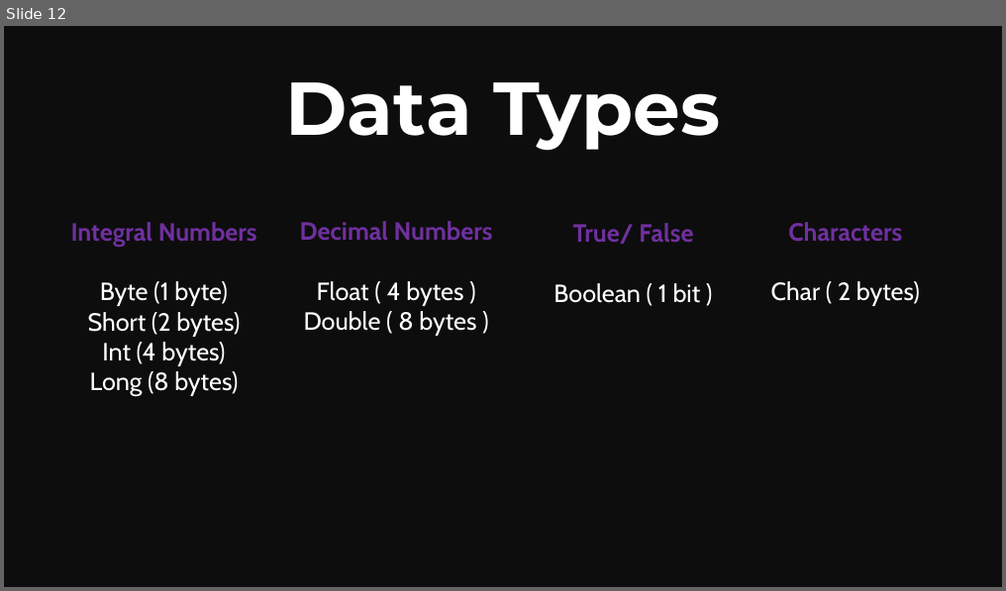
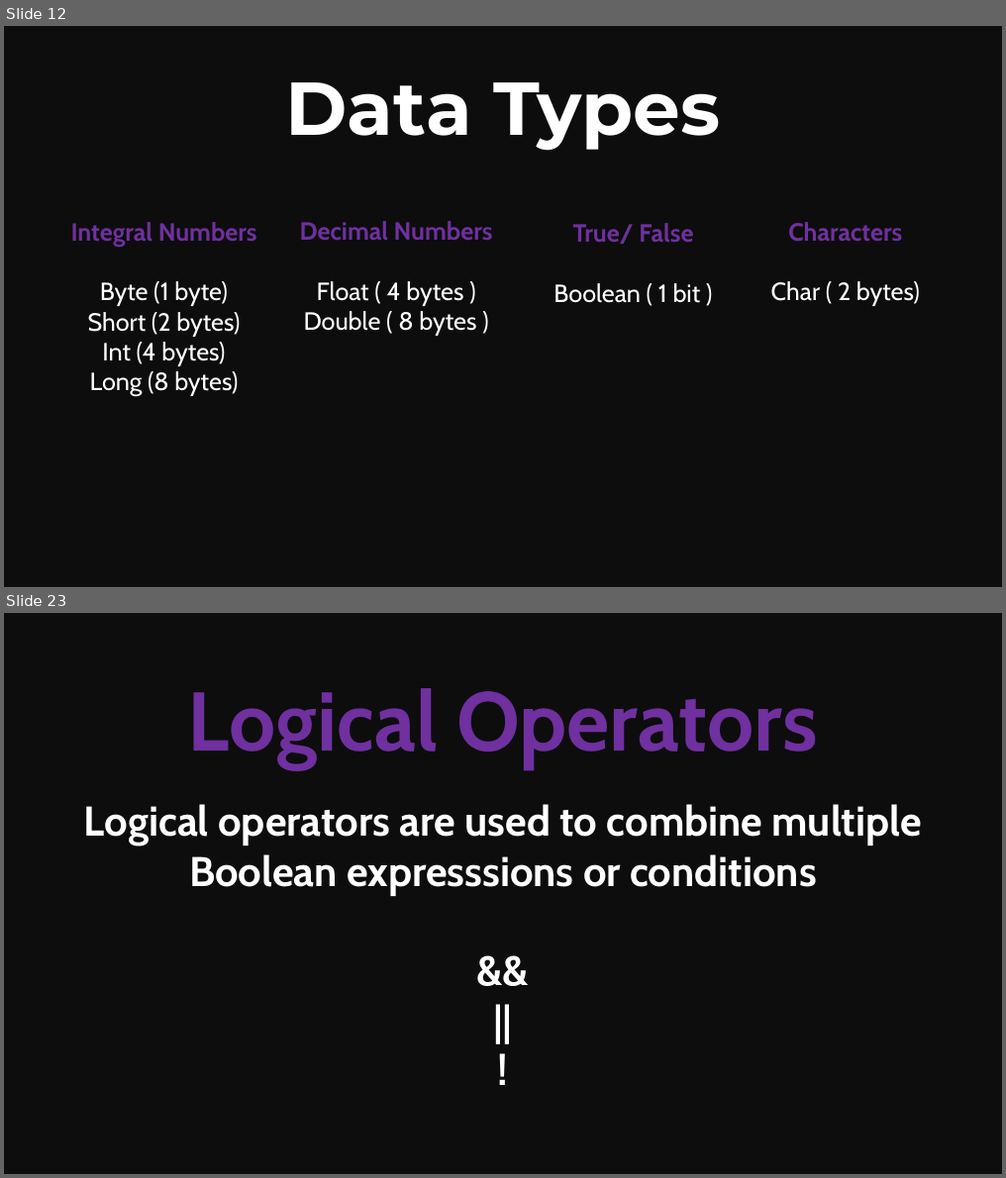
Before and after one commit to Mohitscodiclab/Java_Full_Course, a slide deck: JAVA.pptx. Shown one above the other, each under a label of ours: slide 12 before the commit, slides 12 and 23 after it; the slides between them are not shown. The pictures are 1006x591 and 1006x1178 pixels, drawn with LibreOffice and Linux fonts; fonts in the diff are those of the drawing. Boxes give left, top, right and bottom in pixels: in the first picture for what was removed or moved away, otherwise in the second. Text is boxed around its words. In the diff, an @@ line names an element or a change of style, - is before the commit and + after.

```diff
--- a/JAVA.pptx
+++ b/JAVA.pptx
@@ slide 23 added at (4,613,1002,1174), background #0D0D0D @@
@@ text added at (188,688,817,768), 80 pt, text #7030A0, bold @@
+Logical Operators
@@ text added at (84,804,922,896), 40 pt, text #FFFFFF, bold @@
+Logical operators are used to combine multiple Boolean expresssions or conditions
+&&
+||
+!
```
Also in this commit, not shown: 11 other slides added, 20 other files.
